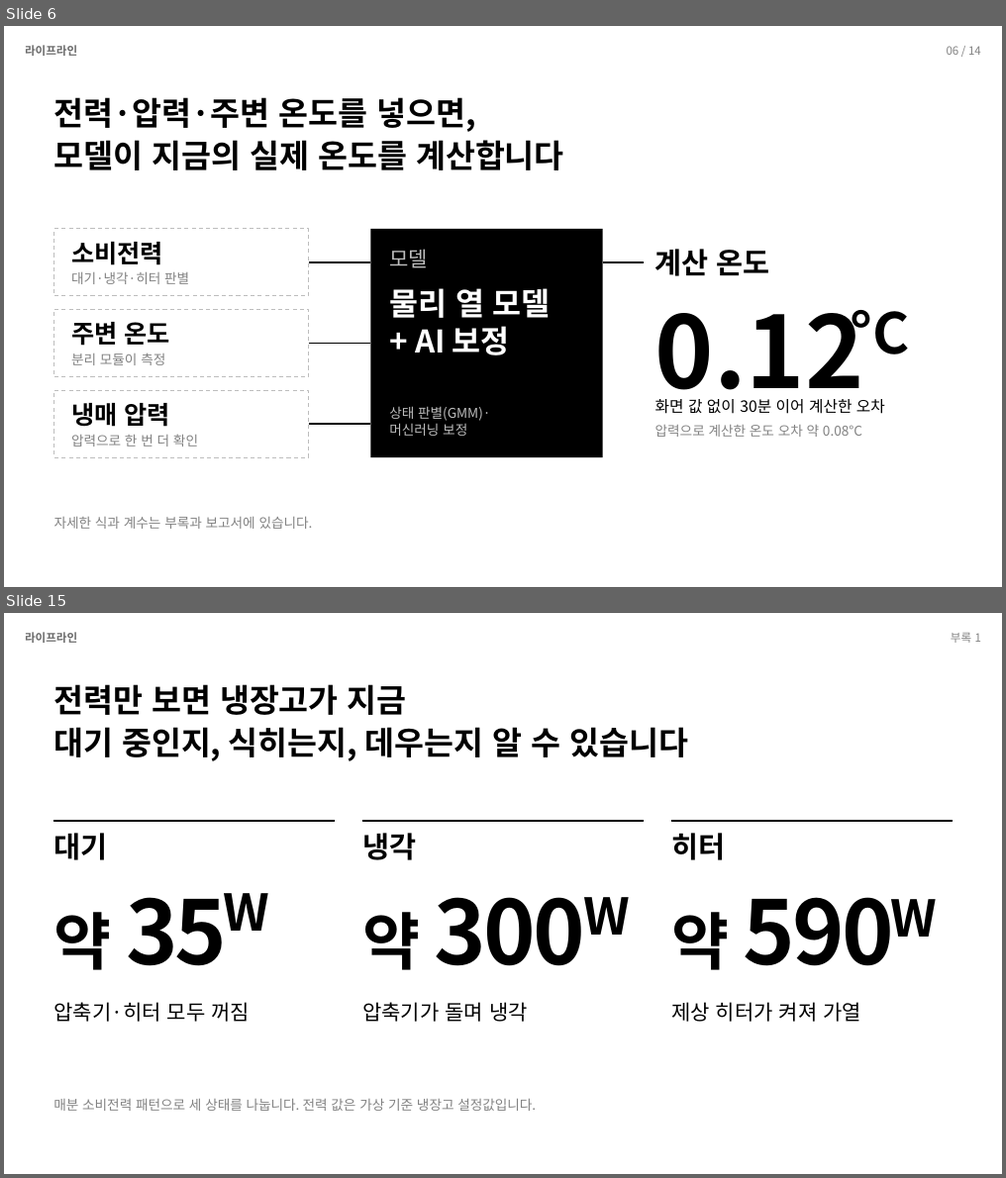
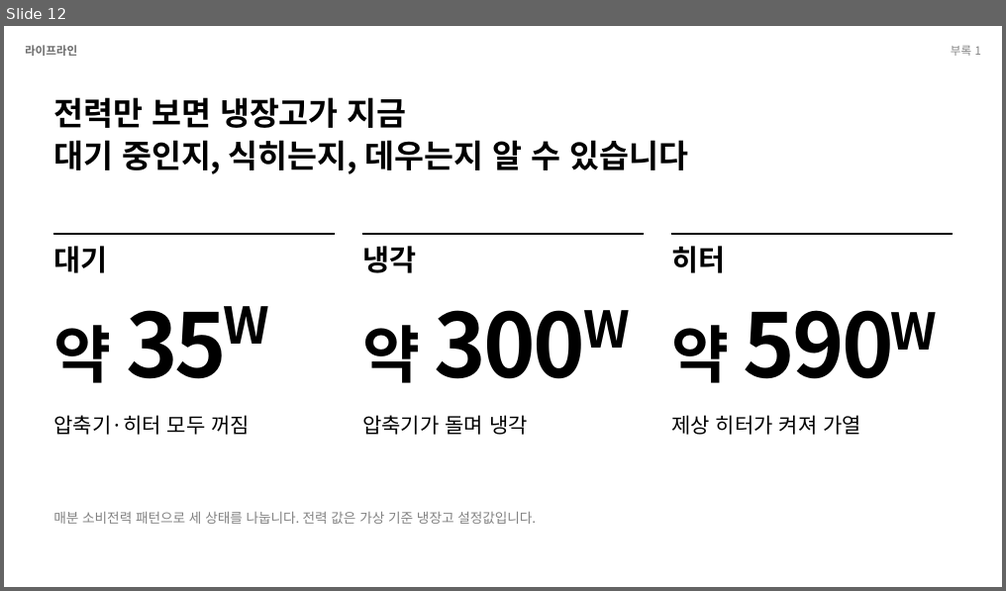
Before and after one commit to Jakpae/Blood-fridge-tamper-detection, a slide deck: docs/presentation/발표_라이프라인.pptx. Shown one above the other, each under a label of ours: slides 6 and 15 before the commit, slide 12 after it; the slides between them are not shown. The pictures are 1006x1178 and 1006x591 pixels, drawn with LibreOffice and Linux fonts; fonts in the diff are those of the drawing. Boxes give left, top, right and bottom in pixels: in the first picture for what was removed or moved away, otherwise in the second. Text is boxed around its words. In the diff, an @@ line names an element or a change of style, - is before the commit and + after.

```diff
--- a/docs/presentation/발표_라이프라인.pptx
+++ b/docs/presentation/발표_라이프라인.pptx
@@ slide 6 removed at bbox=[4, 26, 1002, 587], background #FFFFFF @@
@@ text removed at bbox=[25, 45, 77, 56] @@
-라이프라인
@@ text removed at bbox=[946, 46, 981, 55] @@
-06 / 14
@@ text removed at bbox=[54, 97, 564, 171] @@
-전력·압력·주변 온도를 넣으면,
-모델이 지금의 실제 온도를 계산합니다
@@ rectangle removed at bbox=[54, 229, 309, 296] @@
@@ rectangle removed at bbox=[371, 229, 603, 458] @@
@@ text removed at bbox=[71, 242, 163, 266] @@
-소비전력
@@ line removed from (309, 263) to (371, 263) @@
@@ text removed at bbox=[389, 249, 428, 269] @@
-모델
@@ line removed from (603, 263) to (645, 263) @@
@@ text removed at bbox=[655, 249, 770, 276] @@
-계산 온도
@@ text removed at bbox=[71, 273, 189, 284] @@
-대기·냉각·히터 판별
@@ text removed at bbox=[389, 288, 550, 356] @@
-물리 열 모델
-+ AI 보정
@@ rectangle removed at bbox=[54, 310, 309, 377] @@
@@ text removed at bbox=[71, 322, 169, 346] @@
-주변 온도
@@ text removed at bbox=[655, 310, 864, 414] @@
-0.12
@@ text removed at bbox=[849, 310, 909, 355] @@
-°C
@@ line removed from (309, 344) to (371, 344) @@
@@ text removed at bbox=[71, 353, 165, 366] @@
-분리 모듈이 측정
@@ rectangle removed at bbox=[54, 390, 309, 458] @@
@@ text removed at bbox=[71, 403, 169, 427] @@
-냉매 압력
@@ text removed at bbox=[389, 406, 490, 436] @@
-상태 판별(GMM)·
-머신러닝 보정
@@ text removed at bbox=[655, 399, 885, 414] @@
-화면 값 없이 30분 이어 계산한 오차
@@ text removed at bbox=[71, 435, 198, 447] @@
-압력으로 한 번 더 확인
@@ line removed from (309, 424) to (371, 424) @@
@@ text removed at bbox=[655, 425, 862, 437] @@
-압력으로 계산한 온도 오차 약 0.08°C
@@ text removed at bbox=[54, 517, 313, 529] @@
-자세한 식과 계수는 부록과 보고서에 있습니다.
@@ what was slide 15 is now slide 12 @@
```
Also in this commit, not shown: 10 slides changed, 1 slide added, 3 other slides removed, 1 other file.
